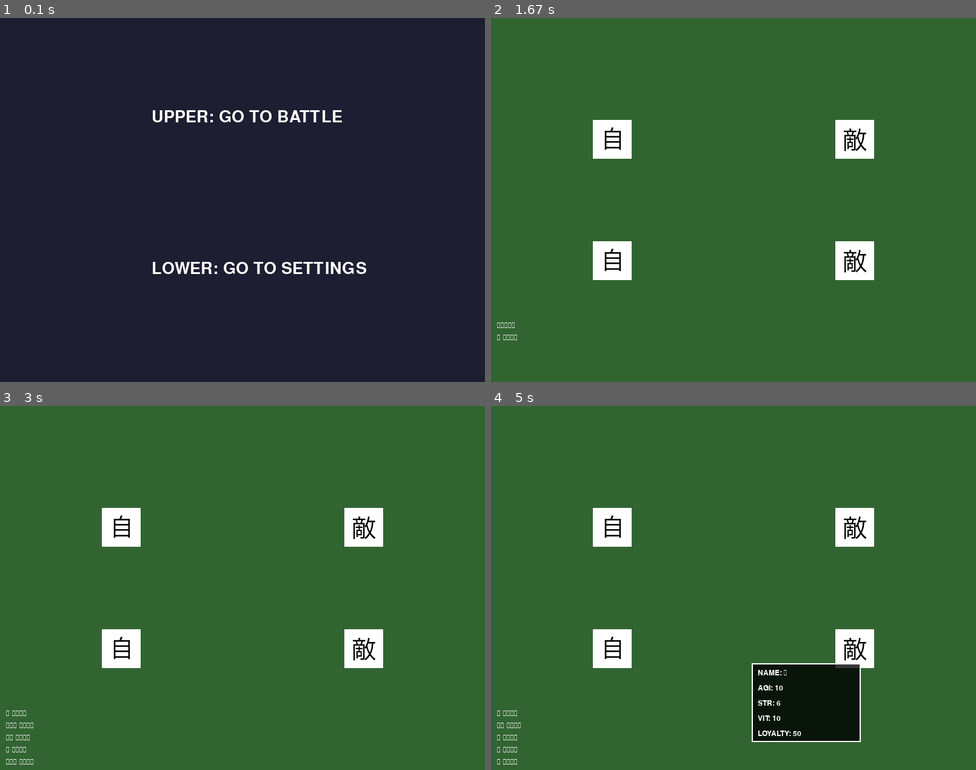
Above: before the commit, frames 1-4 (two rows, left to right).
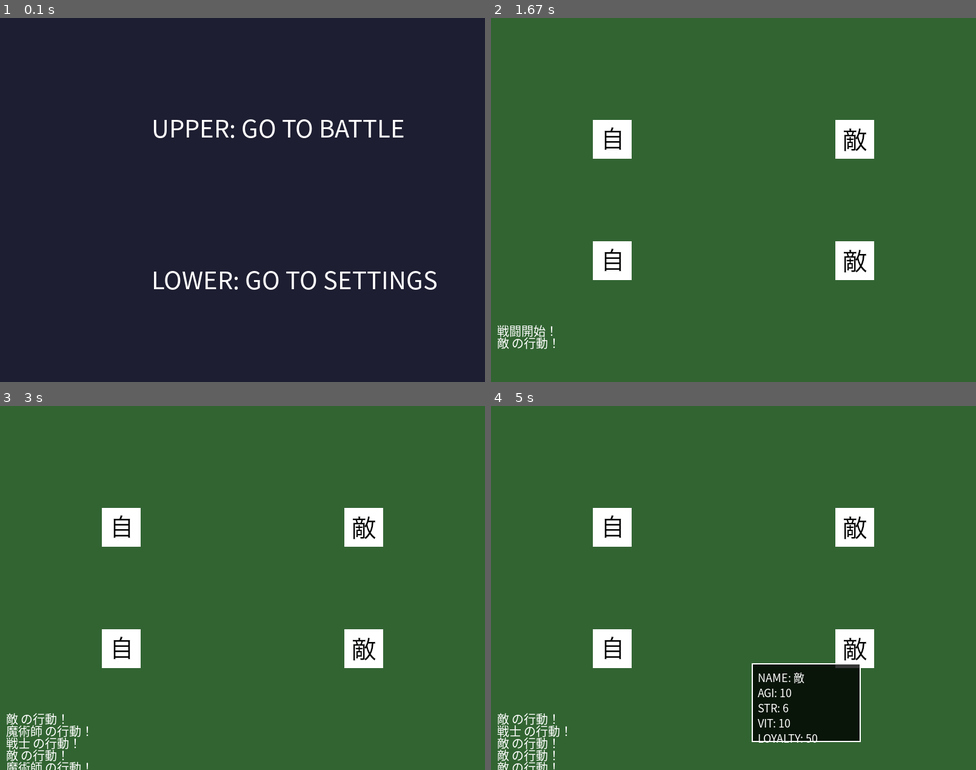
Above: after the commit, the same moments.

Repository: TakazumiHirano/pygame_fightermanaging
Game: pygame game, started from main.py
Same seed, same stepped clock (60 frames per second), same inputs: the game is played once before the commit and once after it.
Inputs (mouse positions are in pixels of both pictures, inside the frame that each line leads up to):
- Up to frame 1 (0.1 s): no input
- Up to frame 2 (1.67 s): click (612, 138) at 0.38 s; tap Enter at 0.67 s; click (709, 294) at 1.05 s; press the mouse at (612, 138) at 1.37 s; move the mouse to (651, 200) at 1.47 s; release the mouse at (685, 258) at 1.6 s
- Up to frame 3 (3 s): press the mouse at (121, 526) at 1.7 s; move the mouse to (179, 580) at 1.8 s; release the mouse at (237, 638) at 1.93 s; press the mouse at (121, 526) at 2.03 s; move the mouse to (247, 624) at 2.13 s; release the mouse at (378, 719) at 2.27 s; press the mouse at (121, 526) at 2.37 s; move the mouse to (150, 529) at 2.47 s; release the mouse at (179, 529) at 2.6 s; press the mouse at (363, 649) at 2.7 s; move the mouse to (378, 660) at 2.8 s; release the mouse at (392, 675) at 2.93 s
- Up to frame 4 (5 s): press the mouse at (612, 526) at 3.03 s; move the mouse to (757, 522) at 3.13 s; release the mouse at (903, 515) at 3.27 s; press the mouse at (854, 649) at 3.37 s; move the mouse to (806, 668) at 3.47 s; release the mouse at (752, 686) at 3.6 s; press the mouse at (854, 526) at 3.7 s; move the mouse to (767, 609) at 3.8 s; release the mouse at (685, 697) at 3.93 s; press the mouse at (612, 526) at 4.03 s; move the mouse to (670, 588) at 4.13 s; release the mouse at (728, 653) at 4.27 s; press the mouse at (612, 649) at 4.37 s; move the mouse to (743, 606) at 4.47 s; release the mouse at (869, 566) at 4.6 s; press the mouse at (612, 649) at 4.7 s; move the mouse to (743, 649) at 4.8 s; release the mouse at (874, 649) at 4.93 s

The runs differ from the first frame. In frame 1, 2.9% of the frame differs, in the area x 31-90%, y 25-75%; in frame 2, 0.4%; in frame 3, 1.0%; in frame 4, 1.4%.

Commit message:
文字化け対策

Diff:
--- a/src/scenes/battle_scene.py
+++ b/src/scenes/battle_scene.py
@@ -56,7 +56,7 @@
 
         super().draw(screen)  # キャラの描画
         # 簡易ログの表示
-        font = pygame.font.SysFont("notosanscjp", 20)
+        font = pygame.font.SysFont("msgothic", 20)
         for i, log in enumerate(self.battle_logs[-5:]):  # 直近5件を表示
             text = font.render(log, True, (255, 255, 255))
             screen.blit(text, (10, 500 + i * 20))
@@ -97,7 +97,7 @@
                          (draw_x, draw_y, width, height), 2)
 
         # テキストの描画
-        font = pygame.font.SysFont("notosanscjp", 18)
+        font = pygame.font.SysFont("msgothic", 18)
         stats_text = [
             f"NAME: {char.name}",
             f"AGI: {char.agi}",   # AGIベースの行動抽選
--- a/src/scenes/settings_scene.py
+++ b/src/scenes/settings_scene.py
@@ -10,7 +10,7 @@
 
     def draw(self, screen):
         screen.fill((50, 50, 50))  # グレー
-        font = pygame.font.SysFont("notosanscjp", 40)
+        font = pygame.font.SysFont("msgothic", 40)
         txt = font.render("SETTINGS - CLICK BOTTOM TO BACK", True, COLOR_WHITE)
         screen.blit(txt, (50, SCREEN_HEIGHT // 2))
 
--- a/src/scenes/title_scene.py
+++ b/src/scenes/title_scene.py
@@ -10,7 +10,7 @@
 
     def draw(self, screen):
         screen.fill((30, 30, 50))  # 濃い紺
-        font = pygame.font.SysFont("notosanscjp", 40)
+        font = pygame.font.SysFont("msgothic", 40)
 
         # 上部（戦闘へ）
         txt_battle = font.render("UPPER: GO TO BATTLE", True, COLOR_WHITE)
